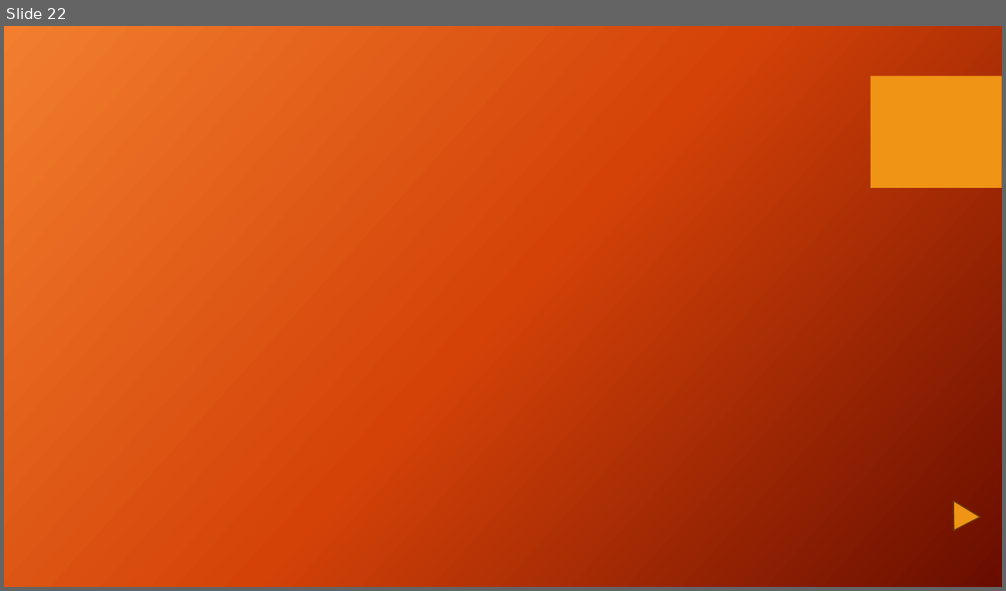
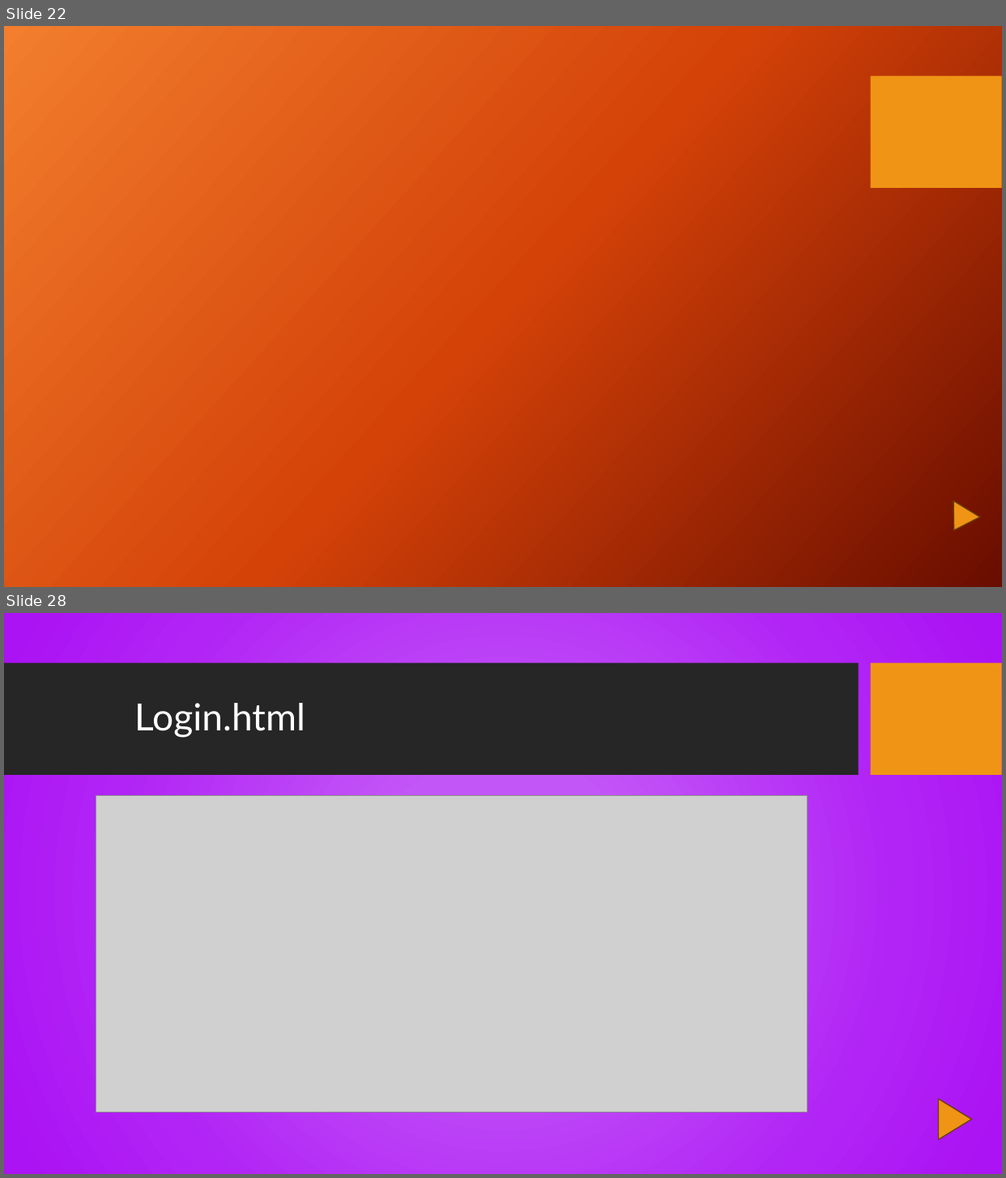
Before and after one commit to VamshiV25/MVC_CRUD_Operation, a slide deck: Building a sample CRUD Web Application.pptx. Shown one above the other, each under a label of ours: slide 22 before the commit, slides 22 and 28 after it; the slides between them are not shown. The pictures are 1006x591 and 1006x1178 pixels, drawn with LibreOffice and Linux fonts; fonts in the diff are those of the drawing; grey boxes stand for pictures; background and template pictures are left out. Boxes give left, top, right and bottom in pixels: in the first picture for what was removed or moved away, otherwise in the second. Text is boxed around its words. In the diff, an @@ line names an element or a change of style, - is before the commit and + after.

```diff
--- a/Building a sample CRUD Web Application.pptx
+++ b/Building a sample CRUD Web Application.pptx
@@ slide 28 added at (x1=4, y1=613, x2=1002, y2=1174), background picture (left out); not listed: 1 template element that a slide beside it also shows @@
@@ rectangle added at (x1=4, y1=663, x2=859, y2=776), fill #262626 @@
@@ title added at (x1=134, y1=703, x2=305, y2=738), 36 pt, text #FFFFFF @@
+Login.html
@@ picture added at (x1=96, y1=796, x2=807, y2=1113) @@
@@ triangle added at (x1=938, y1=1100, x2=971, y2=1140), fill #F09415, outline #694109 1 pt @@
```
Also in this commit, not shown: 8 slides changed, 14 other slides added, 4 other files.
